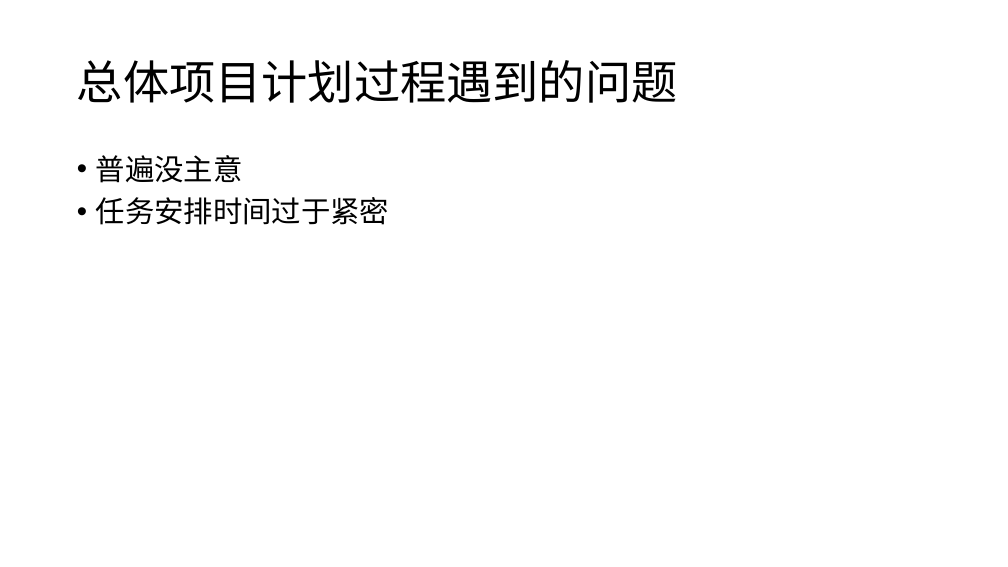
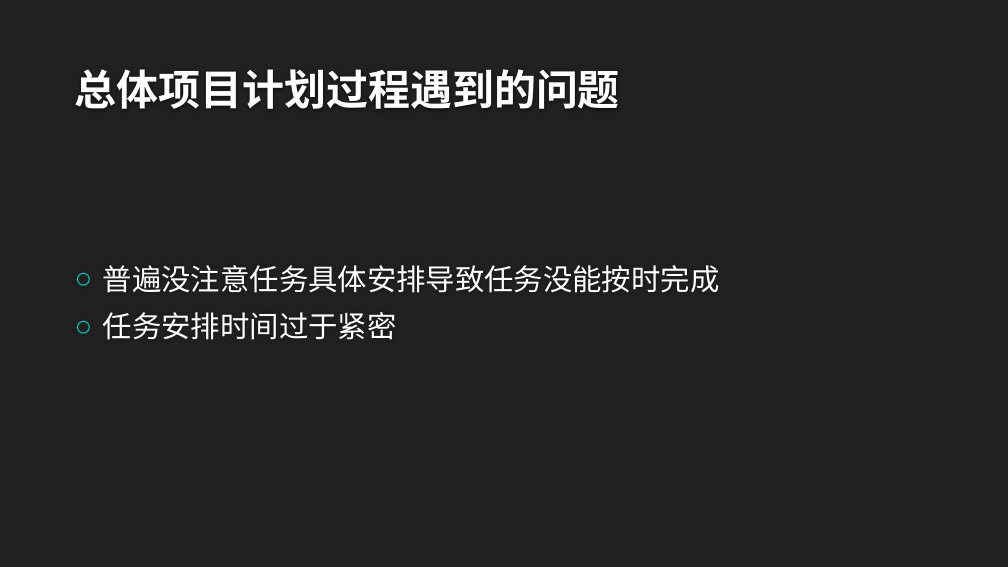
Before and after one commit to twn422/PRD2017, a slide deck: slide 31 of PRD-2017-G24/STW/受控文件/分析设计/项目总体计划/总体项目计划.pptx. Drawn at 1008x567 pixels with LibreOffice and Linux fonts; fonts in the diff are those of the drawing; background and template pictures are left out. Boxes give left, top, right and bottom in pixels: in the first picture for what was removed or moved away, otherwise in the second. Text is boxed around its words. In the diff, an @@ line names an element or a change of style, - is before the commit and + after.

Commit message:
修改计划

```diff
--- a/PRD-2017-G24/STW/受控文件/分析设计/项目总体计划/总体项目计划.pptx
+++ b/PRD-2017-G24/STW/受控文件/分析设计/项目总体计划/总体项目计划.pptx
@@ background #FFFFFF to #212121 @@
@@ title "总体项目计划过程遇到的问题": place and size @@
-title "总体项目计划过程遇到的问题" at (77,60,678,103)
+title "总体项目计划过程遇到的问题" at (75,69,620,109)
@@ title "总体项目计划过程遇到的问题" at (75,69,620,109): size 44 to 40 pt, font Noto Sans CJK SC to Quicksand, text colour #000000 to #FEFEFE, bold on; line spacing 0.9 to 1; vertical alignment middle to bottom @@
@@ text "普遍没注意任务具体安排导致任务没能按时完成" at (103,265,720,340): vertical alignment top to middle @@
@@ text at (103,265,720,293): text changed; font Noto Sans CJK SC to Quicksand; text colour #000000 to #FFFFFF @@
-• 普遍没主意
+○ 普遍没注意任务具体安排导致任务没能按时完成
@@ text at (103,312,397,340): font Noto Sans CJK SC to Quicksand, text colour #000000 to #FFFFFF in "任务安排时间过于紧密"; bullet • to ○; line spacing 0.9 to 1; more space between paragraphs @@
```
Also in this commit, not shown: 30 other slides changed, 3 other files.
